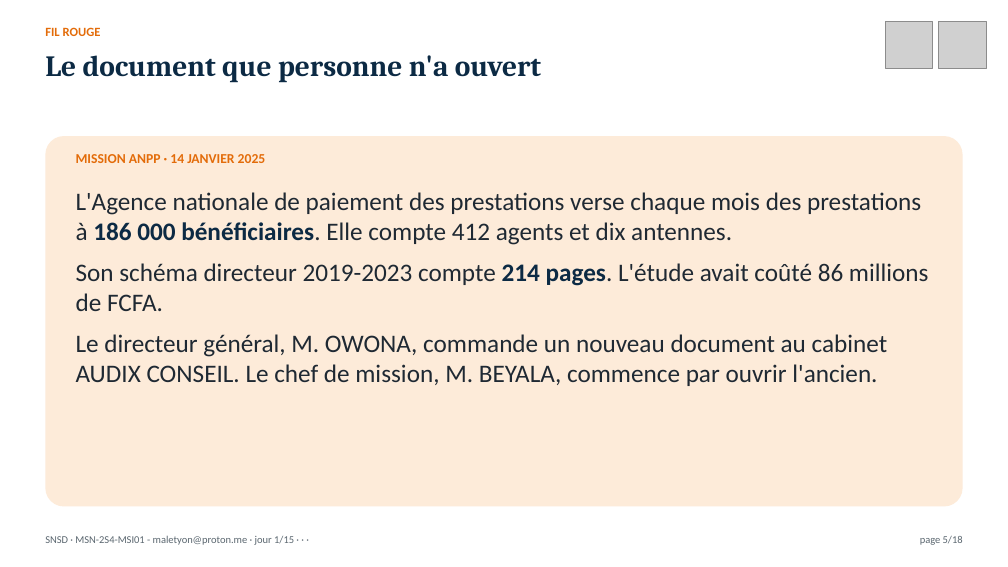
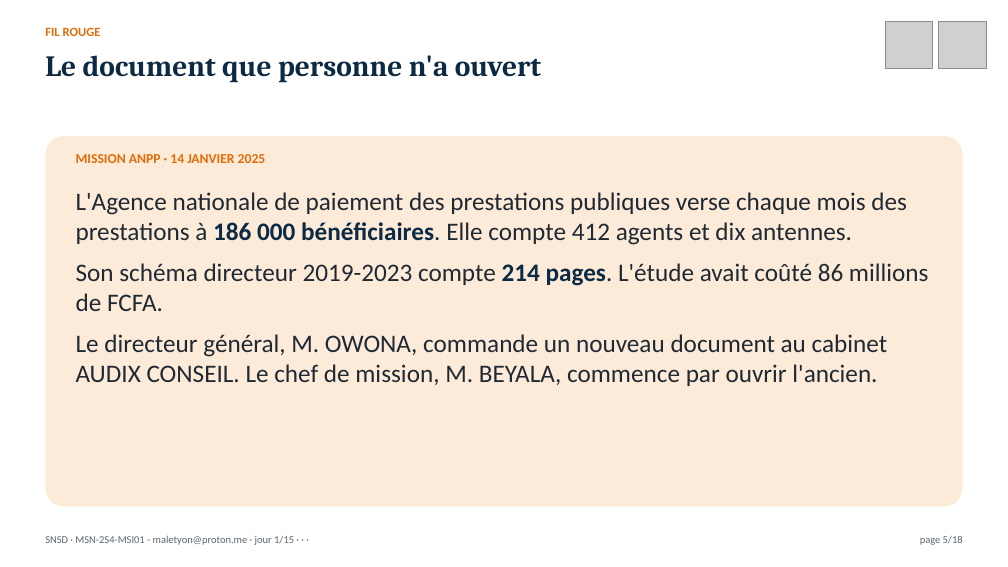
Before and after one commit to MaletYon/cours-snsd, a slide deck: slide 5 of Présentation/SNSD_J01.pptx. Drawn at 1008x567 pixels with LibreOffice and Linux fonts; fonts in the diff are those of the drawing; grey boxes stand for pictures. Boxes give left, top, right and bottom in pixels: in the first picture for what was removed or moved away, otherwise in the second. Text is boxed around its words. In the diff, an @@ line names an element or a change of style, - is before the commit and + after.

```diff
--- a/Présentation/SNSD_J01.pptx
+++ b/Présentation/SNSD_J01.pptx
@@ text at [76, 192, 907, 245]: text changed @@
-L'Agence nationale de paiement des prestations verse chaque mois des prestations à 186 000 bénéficiaires. Elle compte 412 agents et dix antennes.
+L'Agence nationale de paiement des prestations publiques verse chaque mois des prestations à 186 000 bénéficiaires. Elle compte 412 agents et dix antennes.
```
Also in this commit, not shown: 19 other files.
